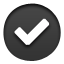
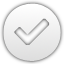
Layers edited between the first and the second 64px x 64px image:
added layer "Layer" above "Layer #1" over [3, 3, 61, 61]
added layer "Layer #1" above "confirm_64.psd" over [0, 0, 64, 64]
renamed "Layer 11" to "confirm_64.psd", hid it over [3, 3, 61, 61]
